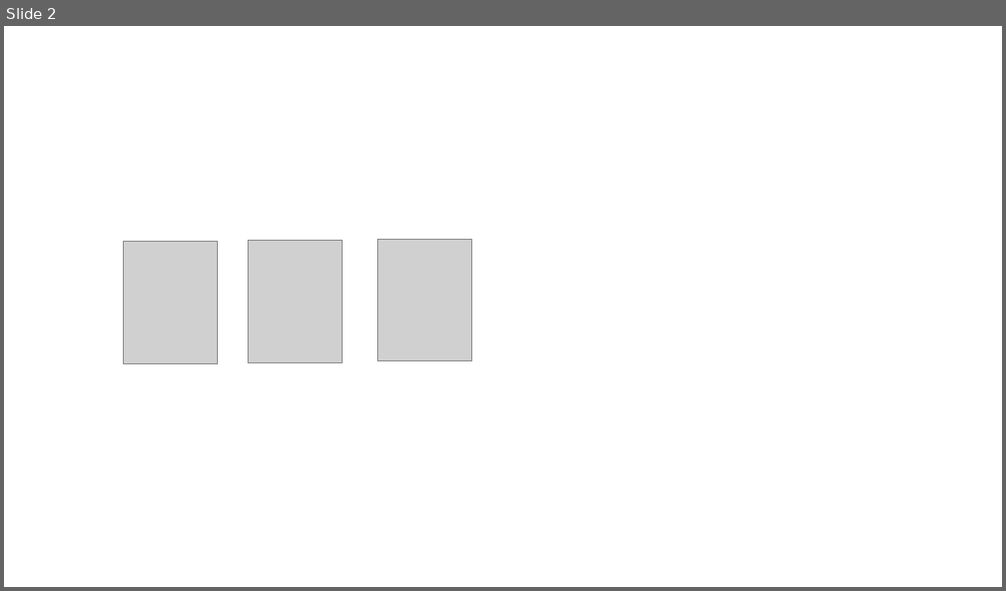
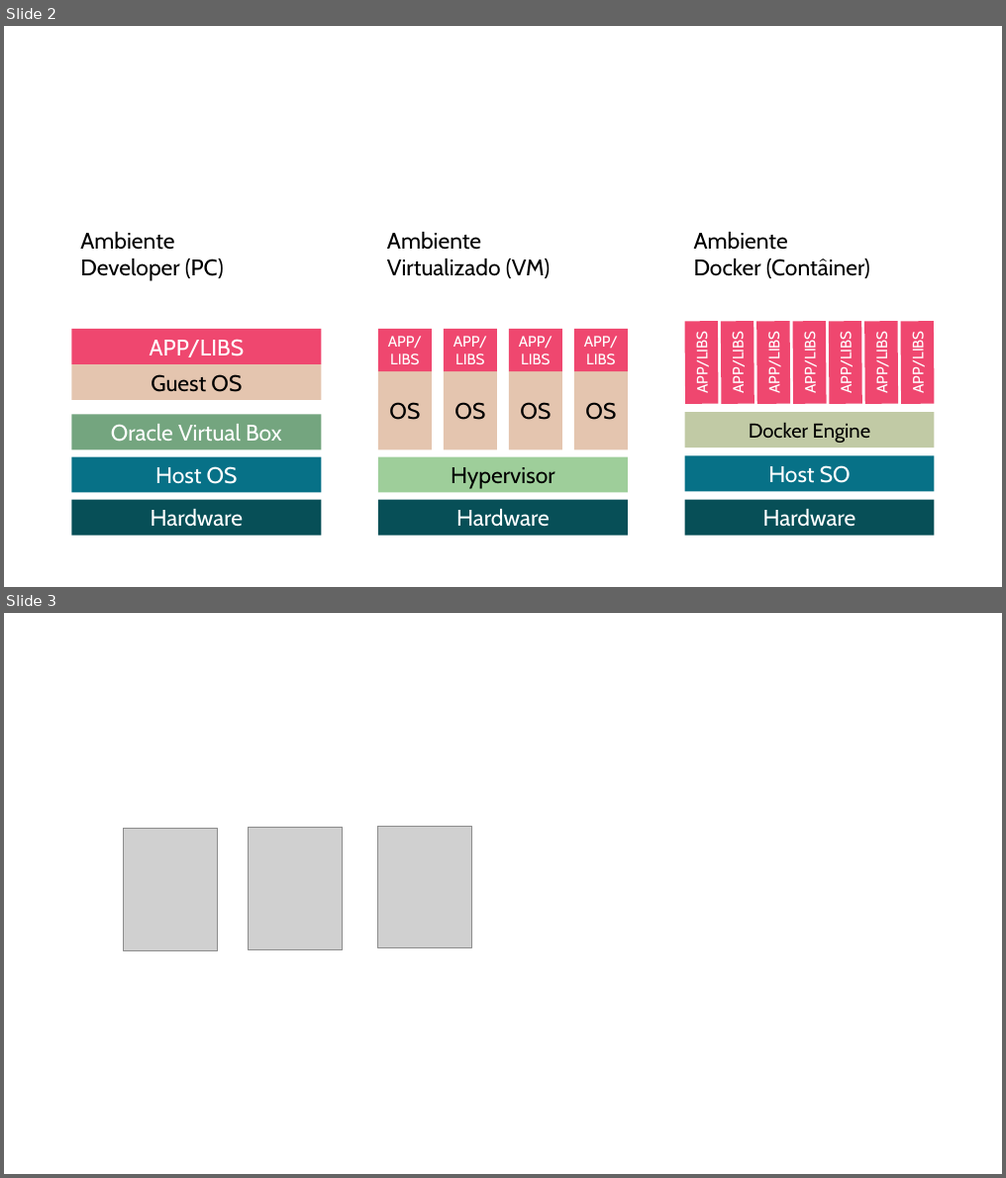
Before and after one commit to danielscarvalho/Insper-Data-Science-Deploy, a slide deck: img/img-aux.odp. Shown one above the other, each under a label of ours: slide 2 before the commit, slides 2 and 3 after it. The pictures are 1006x591 and 1006x1178 pixels, drawn with LibreOffice and Linux fonts; fonts in the diff are those of the drawing; grey boxes stand for pictures. Boxes give left, top, right and bottom in pixels: in the first picture for what was removed or moved away, otherwise in the second. Text is boxed around its words. In the diff, an @@ line names an element or a change of style, - is before the commit and + after.

```diff
--- a/img/img-aux.odp
+++ b/img/img-aux.odp
@@ slide 2 added at [4, 26, 1002, 587], background #FFFFFF @@
@@ text added at [80, 232, 224, 281], 18 pt, text #000000 @@
+Ambiente
+Developer (PC)
@@ text added at [387, 232, 549, 278], 18 pt, text #000000 @@
+Ambiente
+Virtualizado (VM)
@@ text added at [694, 232, 870, 278], 18 pt, text #000000 @@
+Ambiente
+Docker (Contâiner)
@@ rectangle added at [685, 322, 719, 404], fill #EF476F, 12 pt, text #FFFFFF @@
+APP/LIBS
@@ rectangle added at [721, 322, 755, 404], fill #EF476F, 12 pt, text #FFFFFF @@
+APP/LIBS
@@ rectangle added at [756, 322, 790, 404], fill #EF476F, 12 pt, text #FFFFFF @@
+APP/LIBS
@@ rectangle added at [792, 322, 827, 404], fill #EF476F, 12 pt, text #FFFFFF @@
+APP/LIBS
@@ rectangle added at [829, 322, 862, 404], fill #EF476F, 12 pt, text #FFFFFF @@
+APP/LIBS
@@ rectangle added at [865, 322, 899, 404], fill #EF476F, 12 pt, text #FFFFFF @@
+APP/LIBS
@@ rectangle added at [900, 322, 935, 404], fill #EF476F, 12 pt, text #FFFFFF @@
+APP/LIBS
@@ rectangle added at [72, 329, 322, 365], fill #EF476F, 18 pt, text #FFFFFF @@
+APP/LIBS
@@ rectangle added at [378, 329, 432, 372], fill #EF476F, 12 pt, text #FFFFFF @@
+APP/LIBS
@@ rectangle added at [445, 329, 498, 372], fill #EF476F, 12 pt, text #FFFFFF @@
+APP/LIBS
@@ rectangle added at [509, 329, 562, 372], fill #EF476F, 12 pt, text #FFFFFF @@
+APP/LIBS
@@ rectangle added at [574, 329, 628, 372], fill #EF476F, 12 pt, text #FFFFFF @@
+APP/LIBS
@@ rectangle added at [72, 365, 322, 400], fill #E4C5AF, 18 pt, text #000000 @@
+Guest OS
@@ rectangle added at [378, 372, 432, 451], fill #E4C5AF, 18 pt, text #000000 @@
+OS
@@ rectangle added at [445, 372, 498, 451], fill #E4C5AF, 18 pt, text #000000 @@
+OS
@@ rectangle added at [509, 372, 562, 451], fill #E4C5AF, 18 pt, text #000000 @@
+OS
@@ rectangle added at [574, 372, 628, 451], fill #E4C5AF, 18 pt, text #000000 @@
+OS
@@ rectangle added at [72, 414, 322, 450], fill #74A57F, 18 pt, text #FFFFFF @@
+Oracle Virtual Box
@@ rectangle added at [685, 413, 935, 448], fill #C1CAA5, 16 pt, text #000000 @@
+Docker Engine
@@ rectangle added at [72, 457, 322, 492], fill #077187, 18 pt, text #FFFFFF @@
+Host OS
@@ rectangle added at [378, 457, 628, 492], fill #9ECE9A, 18 pt, text #000000 @@
+Hypervisor
@@ rectangle added at [685, 456, 935, 491], fill #077187, 18 pt, text #FFFFFF @@
+Host SO
@@ rectangle added at [72, 500, 322, 536], fill #074F57, 18 pt, text #FFFFFF @@
+Hardware
@@ rectangle added at [378, 500, 628, 536], fill #074F57, 18 pt, text #FFFFFF @@
+Hardware
@@ rectangle added at [685, 500, 935, 536], fill #074F57, 18 pt, text #FFFFFF @@
+Hardware
@@ what was slide 2 is now slide 3 @@
```
Also in this commit, not shown: 2 slides changed, 1 other slide added, 1 other file.
